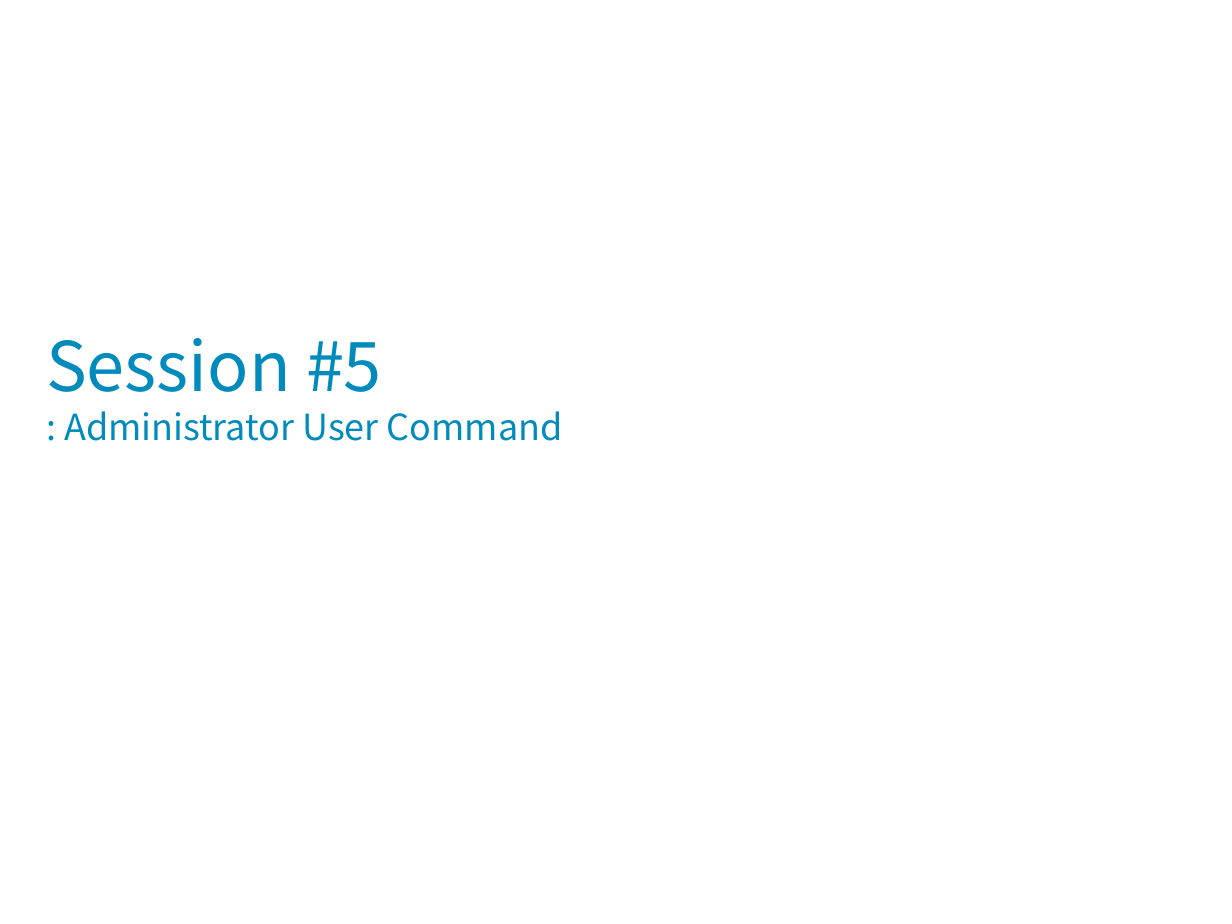
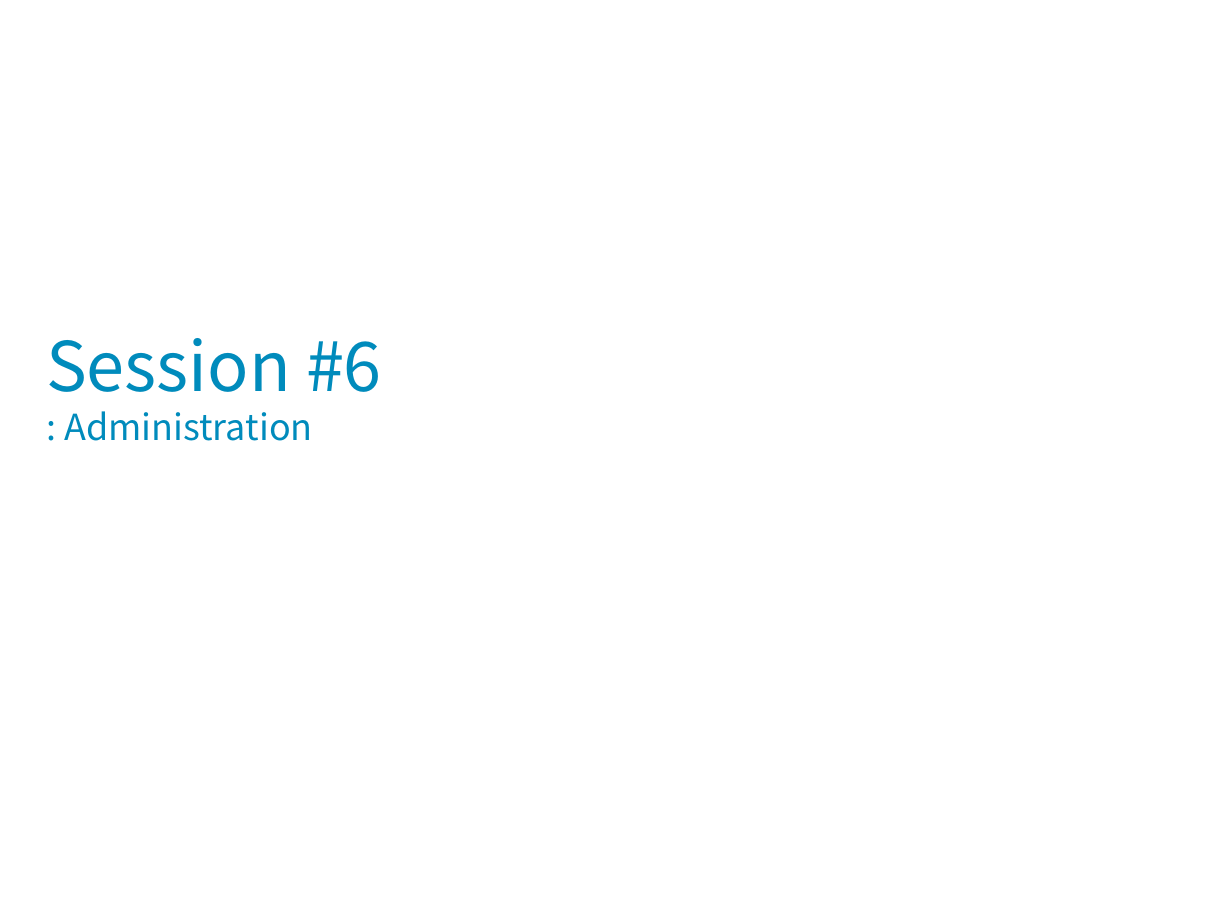
Before and after one commit to codefoolosopher/linuxedu, a slide deck: slide 2 of portfolio/Linux_OS_System_2022_1_s6.pptx. Drawn at 1232x924 pixels with LibreOffice and Linux fonts; fonts in the diff are those of the drawing; background and template pictures are left out. Boxes give left, top, right and bottom in pixels: in the first picture for what was removed or moved away, otherwise in the second. Text is boxed around its words. In the diff, an @@ line names an element or a change of style, - is before the commit and + after.

```diff
--- a/portfolio/Linux_OS_System_2022_1_s6.pptx
+++ b/portfolio/Linux_OS_System_2022_1_s6.pptx
@@ title at [46,338,382,441]: text changed @@
-Session #5
-: Administrator User Command
+Session #6
+: Administration
```
Also in this commit, not shown: 8 slides added, 1 slide removed, 1 other file.
